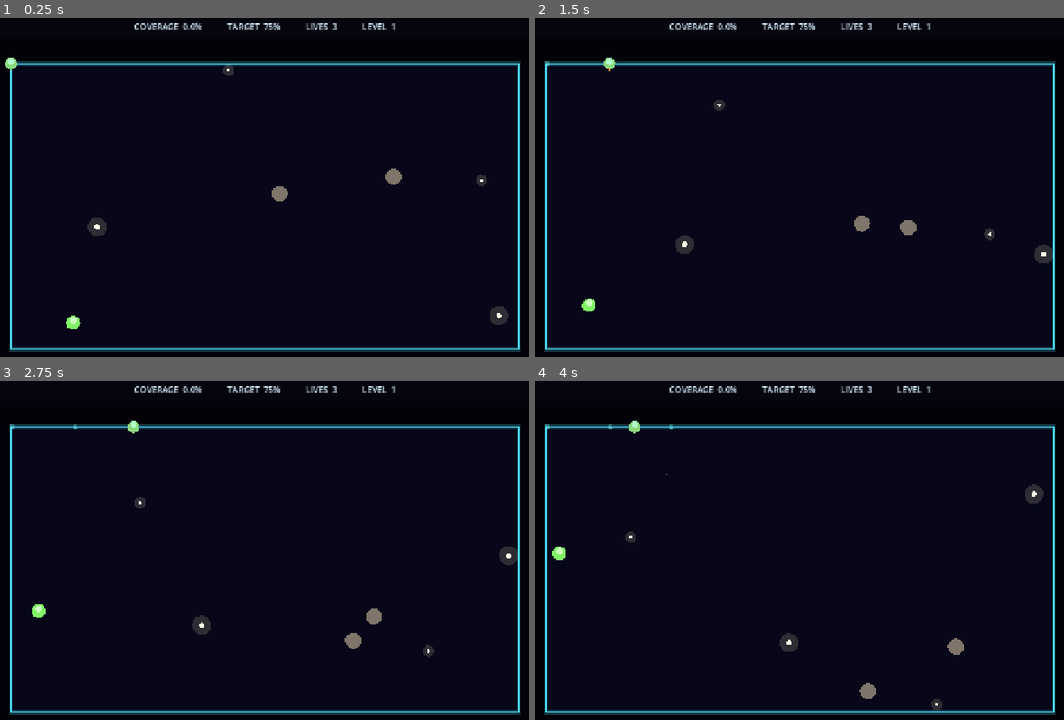
Above: before the commit, frames 1-4 (two rows, left to right).
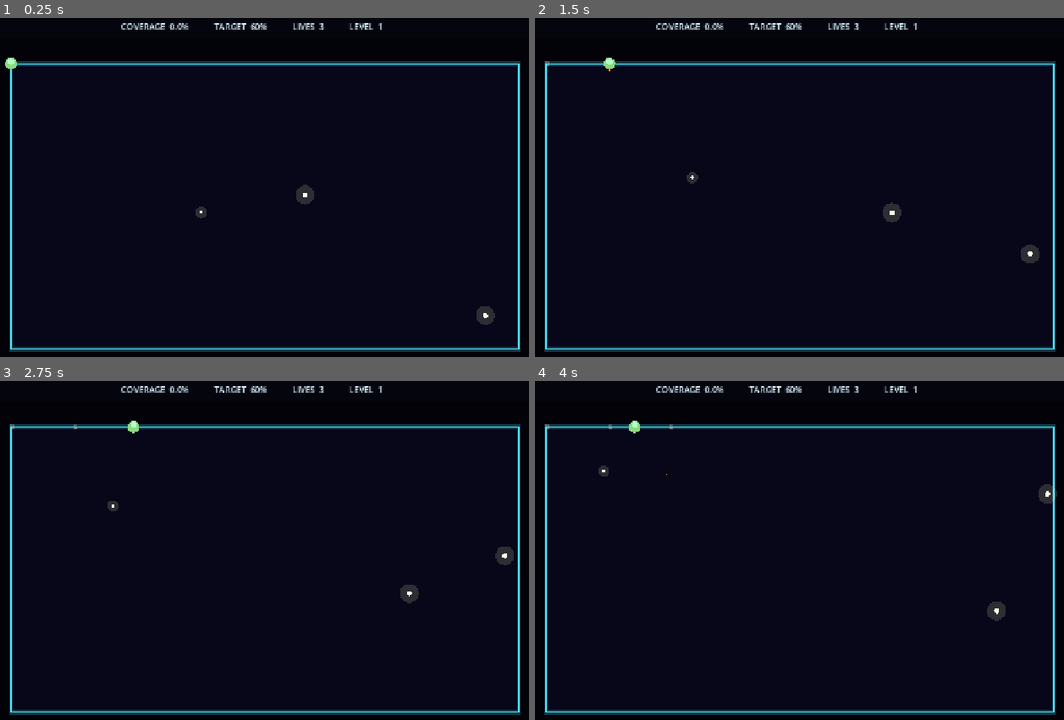
Above: after the commit, the same moments.

Repository: ran1979/spaceship
Game: Godot game, scene res://scenes/Main.tscn
Two runs of this game, one before a commit and one after it. Both use one fixed random seed, a clock stepped at 60 frames per second and the inputs below.
Inputs:
- Up to frame 1 (0.25 s): no input
- Up to frame 2 (1.5 s): hold Right (move_right) 0.53-1.28 s; hold Space (cut) 0.53-1.28 s; hold Down (move_down) from 1.28 s (still down); tap Space (cut) at 1.35 s
- Up to frame 3 (2.75 s): release Down (move_down) at 2.03 s; hold Right (move_right) from 2.03 s (still down); hold Space (cut) from 2.03 s (still down)
- Up to frame 4 (4 s): release Right (move_right) at 2.78 s; release Space (cut) at 2.78 s; hold Up (move_up) 2.78-3.53 s; tap Space (cut) at 2.85 s; hold Left (move_left) from 3.53 s (still down); hold Space (cut) from 3.53 s (still down)

The runs differ from the first frame. In frame 1, 1.7% of the frame differs, in the area x 12-97%, y 1-92%; in frame 2, 1.7%; in frame 3, 1.6%; in frame 4, 1.7%, in the area x 1-99%, y 1-98%.

Commit message:
Easier level 1, gift boxes, per-level claim colors
Level 1 needs 60% coverage with 3 stars and no alien; target rises 5%
per level up to 75%. Gift boxes appear at random spots and grant an
extra life, a 5 s shield, a 5 s speed boost, or 5 s of slowed hazards.
Claimed area color changes with each level.

Co-Authored-By: Claude Haiku 5.5 <noreply@anthropic.com>

Diff:
--- a/scenes/Main.tscn
+++ b/scenes/Main.tscn
@@ -1,10 +1,11 @@
-[gd_scene load_steps=6 format=3]
+[gd_scene load_steps=7 format=3]
 
 [ext_resource type="Script" path="res://scripts/main.gd" id="1_main"]
 [ext_resource type="Script" path="res://scripts/player.gd" id="2_player"]
 [ext_resource type="Script" path="res://scripts/hud.gd" id="3_hud"]
 [ext_resource type="Script" path="res://scripts/hazards.gd" id="4_hazards"]
 [ext_resource type="Script" path="res://scripts/sfx.gd" id="5_sfx"]
+[ext_resource type="Script" path="res://scripts/presents.gd" id="6_presents"]
 
 [node name="Main" type="Node2D"]
 script = ExtResource("1_main")
@@ -15,6 +16,9 @@
 [node name="Hazards" type="Node2D" parent="."]
 script = ExtResource("4_hazards")
 
+[node name="Presents" type="Node2D" parent="."]
+script = ExtResource("6_presents")
+
 [node name="Sfx" type="Node" parent="."]
 script = ExtResource("5_sfx")
 
--- a/scripts/hazards.gd
+++ b/scripts/hazards.gd
@@ -21,9 +21,9 @@
 	_speed_scale = speed_scale
 	for i in star_count:
 		var speed := randf_range(STAR_SPEED_MIN, STAR_SPEED_MAX) * speed_scale
-		add(_random_point_in(region, ship_pos), _random_dir() * speed, STAR_RADII.pick_random(), false)
+		add(random_point_in(region, ship_pos), _random_dir() * speed, STAR_RADII.pick_random(), false)
 	for i in alien_count:
-		add(_random_point_in(region, ship_pos), _random_dir() * ALIEN_SPEED * speed_scale, ALIEN_RADIUS, true)
+		add(random_point_in(region, ship_pos), _random_dir() * ALIEN_SPEED * speed_scale, ALIEN_RADIUS, true)
 
 
 func clear() -> void:
@@ -59,7 +59,7 @@
 func respawn_inside(claimed: PackedVector2Array, region: PackedVector2Array, ship_pos: Vector2) -> void:
 	for h in _items:
 		if Geometry2D.is_point_in_polygon(h.pos, claimed):
-			h.pos = _random_point_in(region, ship_pos)
+			h.pos = random_point_in(region, ship_pos)
 			h.vel = _random_dir() * h.vel.length()
 
 
@@ -106,7 +106,7 @@
 		h.pos = c + n * h.r
 
 
-func _random_point_in(region: PackedVector2Array, avoid: Vector2) -> Vector2:
+static func random_point_in(region: PackedVector2Array, avoid: Vector2) -> Vector2:
 	var lo := region[0]
 	var hi := region[0]
 	for p in region:
@@ -116,10 +116,10 @@
 		var p := Vector2(randf_range(lo.x, hi.x), randf_range(lo.y, hi.y))
 		if Geometry2D.is_point_in_polygon(p, region) and p.distance_to(avoid) > SPAWN_CLEARANCE:
 			return p
-	return _centroid(region)
+	return centroid(region)
 
 
-func _centroid(region: PackedVector2Array) -> Vector2:
+static func centroid(region: PackedVector2Array) -> Vector2:
 	var sum := Vector2.ZERO
 	for p in region:
 		sum += p
--- a/scripts/hud.gd
+++ b/scripts/hud.gd
@@ -10,6 +10,7 @@
 var _target: Label
 var _lives: Label
 var _level: Label
+var _status: Label
 var _message: Label
 
 
@@ -30,6 +31,7 @@
 	_target = _label(row)
 	_lives = _label(row)
 	_level = _label(row)
+	_status = _label(row)
 
 	_message = Label.new()
 	_message.anchor_right = 1.0
@@ -42,11 +44,12 @@
 	add_child(_message)
 
 
-func update_stats(coverage: float, target: float, lives: int, level: int) -> void:
+func update_stats(coverage: float, target: float, lives: int, level: int, status: String) -> void:
 	_coverage.text = "COVERAGE  %.1f%%" % coverage
 	_target.text = "TARGET  %d%%" % int(target)
 	_lives.text = "LIVES  %d" % lives
 	_level.text = "LEVEL  %d" % level
+	_status.text = status
 
 
 func show_message(text: String) -> void:
--- a/scripts/main.gd
+++ b/scripts/main.gd
@@ -6,16 +6,21 @@
 
 const FIELD_SIZE := Vector2(960, 540)
 const FIELD_BG := Color(0.03, 0.03, 0.10)
-const CLAIM_COLOR := Color(0.10, 0.34, 0.40)
-const CLAIM_EDGE_COLOR := Color(0.55, 1.0, 0.95)
 const BORDER_COLOR := Color(0.3, 0.9, 1.0)
 const BORDER_WIDTH := 3.0
-const TARGET_PERCENT := 75.0
+const TARGET_BASE := 60.0  # coverage target on level 1
+const TARGET_STEP := 5.0  # added per level
+const TARGET_MAX := 75.0
 const STARTING_LIVES := 3
 const CRASH_INVULN := 1.0  # seconds of immunity after a crash
+const SHIP_RADIUS := 11.0
+const POWERUP_TIME := 5.0
+const SPEED_MULT := 1.6
+const SLOW_FACTOR := 0.5  # hazards move at this fraction of normal speed during a slow present
 
 @onready var _player: Node2D = $Player
 @onready var _hazards: Node2D = $Hazards
+@onready var _presents: Node2D = $Presents
 @onready var _hud: CanvasLayer = $HUD
 @onready var _sfx: Node = $Sfx
 
@@ -23,7 +28,10 @@
 var _state := State.PLAYING
 var _claimed: Array[PackedVector2Array] = []
 var _claimed_area := 0.0
-var _invuln := 0.0
+var _invuln := 0.0  # crash immunity
+var _shield_left := 0.0  # shield present
+var _speed_left := 0.0  # speed present
+var _slow_left := 0.0  # slow present
 
 
 func _ready() -> void:
@@ -31,6 +39,7 @@
 	_player.cut_started.connect(_sfx.draw_start)
 	_player.cut_ended.connect(_sfx.draw_stop)
 	_player.crashed.connect(_sfx.crash)
+	_presents.collected.connect(_on_present)
 	_start_game()
 
 
@@ -42,21 +51,30 @@
 			_start_level(level + 1)
 		else:
 			_start_game()
-	_hud.update_stats(_coverage_percent(), TARGET_PERCENT, _player.lives, level)
+	_hud.update_stats(_coverage_percent(), _target_percent(level), _player.lives, level, _status_text())
 
 
 func _draw() -> void:
 	draw_rect(_field_rect(), FIELD_BG, true)
 	for poly in _claimed:
-		draw_colored_polygon(poly, CLAIM_COLOR)
-		_draw_loop(poly, CLAIM_EDGE_COLOR)
+		draw_colored_polygon(poly, _claim_fill())
+		_draw_loop(poly, _claim_edge())
 	_draw_loop(_player.perimeter(), BORDER_COLOR)
 
 
 func _play(delta: float) -> void:
 	_invuln = maxf(_invuln - delta, 0.0)
-	_hazards.step(delta, _player.perimeter(), _player.cut_path(), _player.position)
-	if _invuln <= 0.0 and _hazards.hit_test(_player.cut_path(), _player.position):
+	_shield_left = maxf(_shield_left - delta, 0.0)
+	_speed_left = maxf(_speed_left - delta, 0.0)
+	_slow_left = maxf(_slow_left - delta, 0.0)
+	_player.speed_mult = SPEED_MULT if _speed_left > 0.0 else 1.0
+	var hazard_dt := delta * (SLOW_FACTOR if _slow_left > 0.0 else 1.0)
+
+	_hazards.step(hazard_dt, _player.perimeter(), _player.cut_path(), _player.position)
+	_presents.update(delta, _player.perimeter(), _player.position, SHIP_RADIUS)
+
+	var can_be_hit := _invuln <= 0.0 and _shield_left <= 0.0
+	if can_be_hit and _hazards.hit_test(_player.cut_path(), _player.position):
 		_player.crash()
 		_invuln = CRASH_INVULN
 	if _player.lives <= 0:
@@ -69,8 +87,20 @@
 	_claimed_area += area
 	_hazards.respawn_inside(poly, _player.perimeter(), _player.position)
 	queue_redraw()
-	if _coverage_percent() >= TARGET_PERCENT:
+	if _coverage_percent() >= _target_percent(level):
 		_level_done()
+
+
+func _on_present(kind: String) -> void:
+	match kind:
+		"life":
+			_player.lives += 1
+		"shield":
+			_shield_left = POWERUP_TIME
+		"speed":
+			_speed_left = POWERUP_TIME
+		"slow":
+			_slow_left = POWERUP_TIME
 
 
 func _start_game() -> void:
@@ -84,9 +114,13 @@
 	_claimed.clear()
 	_claimed_area = 0.0
 	_invuln = 0.0
+	_shield_left = 0.0
+	_speed_left = 0.0
+	_slow_left = 0.0
 	_player.restart(_perimeter_points())
 	_player.set_process(true)
 	_hazards.clear()
+	_presents.clear()
 	var cfg := _level_config(n)
 	_hazards.spawn(_player.perimeter(), _player.position, cfg.stars, cfg.aliens, cfg.speed)
 	_hud.hide_message()
@@ -106,13 +140,41 @@
 	_hud.show_message("GAME OVER\n\nReached level %d\n\nPress Space to restart" % level)
 
 
-# Harder each level: more hazards, faster movement, one more alien every second level.
+# Level 1 starts easy and each level adds hazards and speed.
 func _level_config(n: int) -> Dictionary:
 	return {
-		"stars": 6 + 2 * (n - 1),
-		"aliens": 1 + (n - 1) / 2,
+		"stars": 3 + 2 * (n - 1),
+		"aliens": n / 2,
 		"speed": 1.0 + 0.12 * (n - 1),
 	}
+
+
+# Each level claims in its own hue, so progress is easy to tell apart.
+func _claim_hue() -> float:
+	return fposmod(0.02 + (level - 1) * 0.17, 1.0)
+
+
+func _claim_fill() -> Color:
+	return Color.from_hsv(_claim_hue(), 0.7, 0.4)
+
+
+func _claim_edge() -> Color:
+	return Color.from_hsv(_claim_hue(), 0.45, 1.0)
+
+
+func _target_percent(n: int) -> float:
+	return minf(TARGET_BASE + TARGET_STEP * (n - 1), TARGET_MAX)
+
+
+func _status_text() -> String:
+	var parts := PackedStringArray()
+	if _shield_left > 0.0:
+		parts.append("SHIELD %ds" % ceili(_shield_left))
+	if _speed_left > 0.0:
+		parts.append("SPEED %ds" % ceili(_speed_left))
+	if _slow_left > 0.0:
+		parts.append("SLOW %ds" % ceili(_slow_left))
+	return "  ".join(parts)
 
 
 func _coverage_percent() -> float:
--- a/scripts/player.gd
+++ b/scripts/player.gd
@@ -16,6 +16,7 @@
 const TRAIL_COLOR := Color(1.0, 0.6, 0.2)
 
 var lives := 3
+var speed_mult := 1.0  # set by main while a speed present is active
 
 var _points := PackedVector2Array()
 var _edge := 0  # edge runs from _points[_edge] to _points[_edge + 1]
@@ -102,7 +103,7 @@
 		_turn(input, _vertex(_edge))
 	var along := input.dot(_edge_dir())
 	if absf(along) > TURN_THRESHOLD:
-		_dist = clampf(_dist + signf(along) * SPEED * delta, 0.0, _seg_len(_edge))
+		_dist = clampf(_dist + signf(along) * SPEED * speed_mult * delta, 0.0, _seg_len(_edge))
 	position = _points[_edge].lerp(_points[_vertex(_edge + 1)], _dist / _seg_len(_edge))
 
 
@@ -172,7 +173,7 @@
 		return
 	if input == Vector2.ZERO:
 		return
-	var to := position + input.normalized() * SPEED * delta
+	var to := position + input.normalized() * SPEED * speed_mult * delta
 	if _retrace(to):
 		return
 	if _hits_own_trail(to):
--- /dev/null
+++ b/scripts/presents.gd
@@ -0,0 +1,62 @@
+extends Node2D
+
+# Gift boxes that appear at random spots in the uncleared field. Touching one collects it.
+
+signal collected(kind: String)
+
+const Hazards := preload("res://scripts/hazards.gd")
+
+const KINDS := {
+	"life": Color(1.0, 0.35, 0.45),
+	"shield": Color(0.4, 0.8, 1.0),
+	"speed": Color(1.0, 0.85, 0.3),
+	"slow": Color(0.7, 0.5, 1.0),
+}
+const RADIUS := 10.0
+const LIFETIME := 12.0
+const BLINK_TIME := 3.0  # blink during the last seconds before a present vanishes
+const MAX_ON_FIELD := 2
+const SPAWN_MIN := 8.0
+const SPAWN_MAX := 14.0
+
+var _items: Array = []  # each: {pos, kind, age}
+var _timer := 0.0
+
+
+func clear() -> void:
+	_items.clear()
+	_timer = randf_range(SPAWN_MIN, SPAWN_MAX)
+
+
+func add(pos: Vector2, kind: String) -> void:
+	_items.append({"pos": pos, "kind": kind, "age": 0.0})
+
+
+func update(delta: float, region: PackedVector2Array, ship_pos: Vector2, ship_radius: float) -> void:
+	_timer -= delta
+	if _timer <= 0.0:
+		_timer = randf_range(SPAWN_MIN, SPAWN_MAX)
+		if _items.size() < MAX_ON_FIELD:
+			add(Hazards.random_point_in(region, ship_pos), KINDS.keys().pick_random())
+	for i in range(_items.size() - 1, -1, -1):
+		var item: Dictionary = _items[i]
+		item.age += delta
+		if item.age >= LIFETIME:
+			_items.remove_at(i)
+		elif item.pos.distance_to(ship_pos) < RADIUS + ship_radius:
+			_items.remove_at(i)
+			collected.emit(item.kind)
+	queue_redraw()
+
+
+func _draw() -> void:
+	for item in _items:
+		var shown: bool = item.age < LIFETIME - BLINK_TIME or int(item.age * 6.0) % 2 == 0
+		if not shown:
+			continue
+		var c: Color = KINDS[item.kind]
+		var pos: Vector2 = item.pos
+		draw_rect(Rect2(pos - Vector2.ONE * RADIUS, Vector2.ONE * RADIUS * 2.0), c)
+		# Ribbon cross
+		draw_rect(Rect2(pos - Vector2(2, RADIUS), Vector2(4, RADIUS * 2.0)), Color.WHITE)
+		draw_rect(Rect2(pos - Vector2(RADIUS, 2), Vector2(RADIUS * 2.0, 4)), Color.WHITE)
--- a/tests/test_perimeter.gd
+++ b/tests/test_perimeter.gd
@@ -24,6 +24,7 @@
 	_test_release_cancels()
 	_test_level_win()
 	_test_hazards()
+	_test_presents()
 	_test_game_flow()
 	_test_cut_signals()
 	print("cut tests: %s" % ("PASS" if _failures == 0 else "%d FAILED" % _failures))
@@ -174,6 +175,21 @@
 	ship.free()
 
 
+# Presents: collected on touch, not when far away.
+func _test_presents() -> void:
+	var pres: Node2D = preload("res://scripts/presents.gd").new()
+	var log := []
+	pres.collected.connect(func(kind): log.append(kind))
+	pres.clear()
+	pres.add(Vector2(50, 50), "life")
+	pres.update(0.01, _square, Vector2(50, 50), 11.0)
+	_check_bool(log == ["life"], "present collected when ship touches it")
+	pres.add(Vector2(50, 50), "speed")
+	pres.update(0.01, _square, Vector2(90, 90), 11.0)
+	_check_bool(log == ["life"], "present not collected when ship is far away")
+	pres.free()
+
+
 # Cut start/end signals drive the drawing hum: fire on press and on release.
 func _test_cut_signals() -> void:
 	var ship := _ship_at_top_mid()
@@ -198,7 +214,7 @@
 
 	main._start_level(2)
 	_check_bool(main.get("_state") == MAIN.State.PLAYING and main._player.is_processing(), "next level resumes play")
-	_check_bool(main._hazards._items.size() == 9, "level 2 spawns 8 stars and 1 alien")
+	_check_bool(main._hazards._items.size() == 6, "level 2 spawns 5 stars and 1 alien")
 	_check_bool(is_equal_approx(main._coverage_percent(), 0.0), "next level starts with zero coverage")
 
 	main._player.lives = 1
@@ -210,7 +226,10 @@
 	main._start_game()
 	_check_bool(main.level == 1 and main._player.lives == 3, "restart returns to level 1 with full lives")
 	var cfg: Dictionary = main._level_config(3)
-	_check_bool(cfg.stars == 10 and cfg.aliens == 2, "level 3 has 10 stars and 2 aliens")
+	_check_bool(cfg.stars == 7 and cfg.aliens == 1, "level 3 has 7 stars and 1 alien")
+	cfg = main._level_config(1)
+	_check_bool(cfg.stars == 3 and cfg.aliens == 0, "level 1 is easy: 3 stars, no alien")
+	_check_bool(main._target_percent(1) == 60.0 and main._target_percent(2) == 65.0 and main._target_percent(9) == 75.0, "target is 60% on level 1, +5 per level, capped at 75%")
 	root.remove_child(main)
 	main.free()
 
Not shown, changed: README.md
